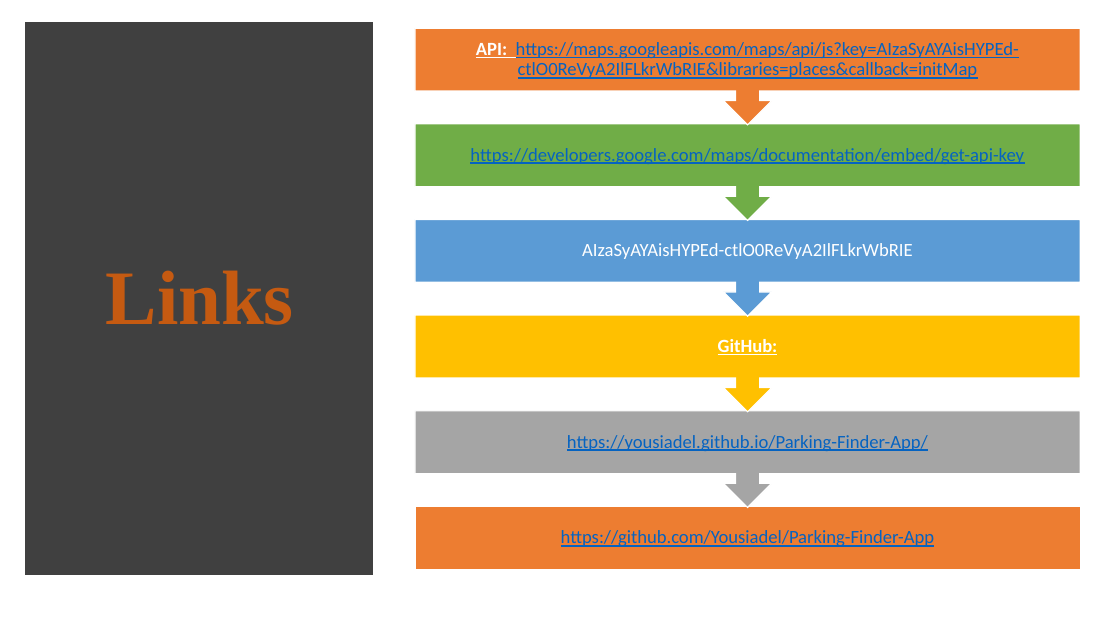
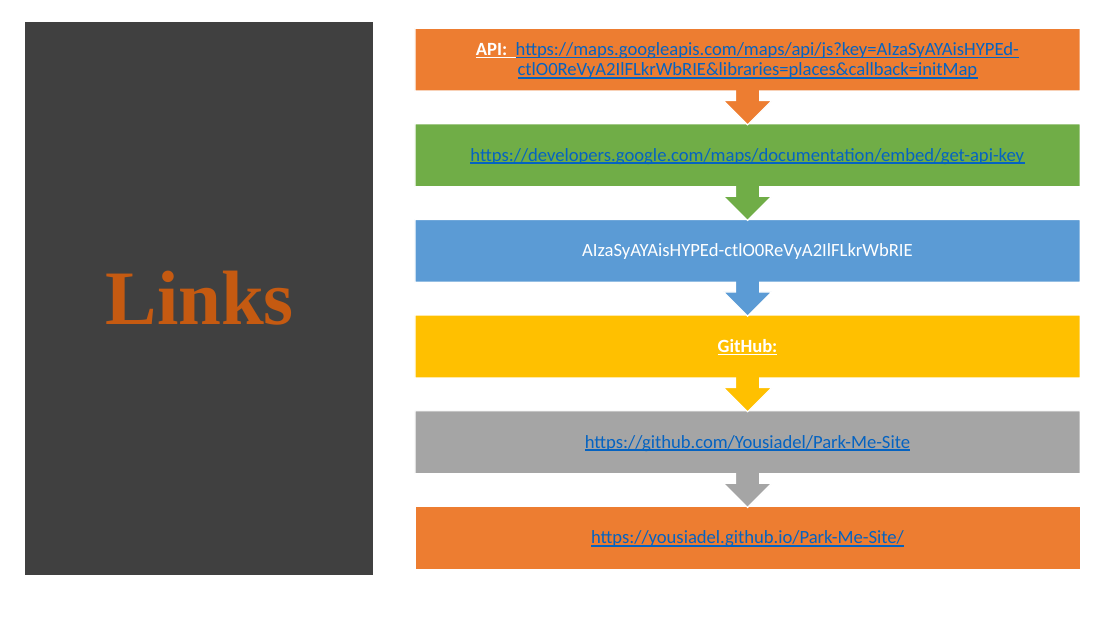
Before and after one commit to Yousiadel/Park-Me-Site, a slide deck: slide 14 of Project 1 for Group2 Parking Site.pptx. Drawn at 1120x630 pixels with LibreOffice and Linux fonts; fonts in the diff are those of the drawing. Boxes give left, top, right and bottom in pixels: in the first picture for what was removed or moved away, otherwise in the second. Text is boxed around its words. In the diff, an @@ line names an element or a change of style, - is before the commit and + after.

```diff
--- a/Project 1 for Group2 Parking Site.pptx
+++ b/Project 1 for Group2 Parking Site.pptx
@@ text at (585,435,910,451): text changed @@
-https://github.com/Yousiadel/Parking-Finder-App
+https://github.com/Yousiadel/Park-Me-Site
@@ text at (591,530,904,547): text changed @@
-https://yousiadel.github.io/Parking-Finder-App/
+https://yousiadel.github.io/Park-Me-Site/
```
Also in this commit, not shown: 7 other slides changed.
